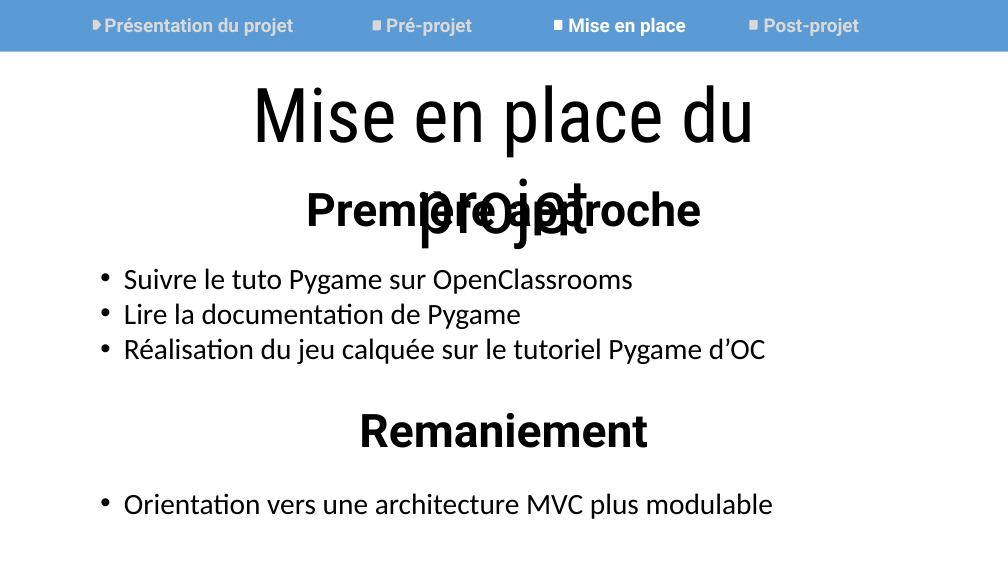
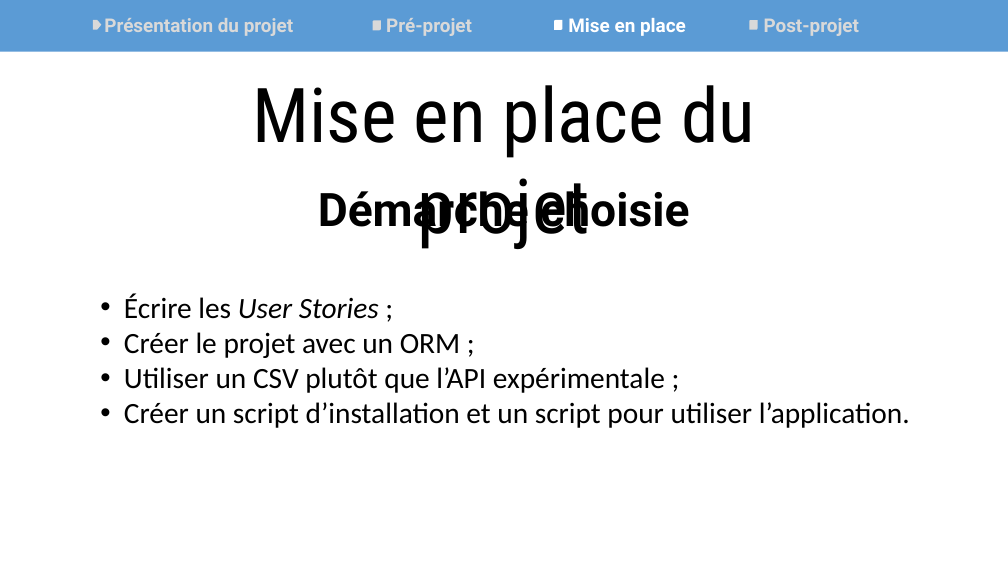
Before and after one commit to Synkied/OC_Projet-5, a slide deck: slide 7 of doc/livrables/Projet5_OpenFoodFacts_Oral.pptx. Drawn at 1008x567 pixels with LibreOffice and Linux fonts; fonts in the diff are those of the drawing. Boxes give left, top, right and bottom in pixels: in the first picture for what was removed or moved away, otherwise in the second. Text is boxed around its words. In the diff, an @@ line names an element or a change of style, - is before the commit and + after.

```diff
--- a/doc/livrables/Projet5_OpenFoodFacts_Oral.pptx
+++ b/doc/livrables/Projet5_OpenFoodFacts_Oral.pptx
@@ text at bbox=[318, 184, 689, 237]: text changed @@
-Première approche
+Démarche choisie
@@ text at bbox=[124, 293, 910, 428]: text changed @@
-• Suivre le tuto Pygame sur OpenClassrooms
-• Lire la documentation de Pygame
-• Réalisation du jeu calquée sur le tutoriel Pygame d’OC
+• Écrire les User Stories ;
+• Créer le projet avec un ORM ;
+• Utiliser un CSV plutôt que l’API expérimentale ;
+• Créer un script d’installation et un script pour utiliser l’application.
@@ text removed at bbox=[359, 413, 648, 448] @@
-Remaniement
@@ text removed at bbox=[124, 493, 773, 519] @@
-• Orientation vers une architecture MVC plus modulable
```
Also in this commit, not shown: 2 other slides changed, 1 slide added, 1 slide removed, 10 other files.
